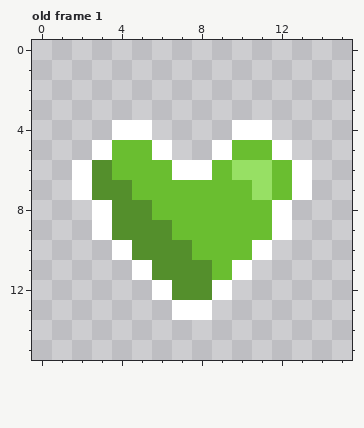
Pixel-art file: Drillbird_sprites/UI/HUD/workfile_HUD_Health.aseprite. Above, as it was before the edit.
16x16 pixels, 1 frame. Shown: old frame 1. The commit also changed other frames, which this record leaves out.
New version:
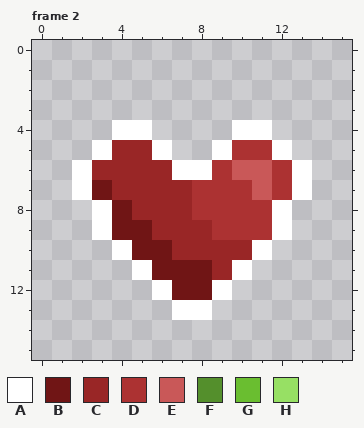
Palette (. is transparent): A #ffffff  B #701515  C #992626  D #ac3232  E #c95858  F #548f2c  G #6abe30  H #97e064
A new or re-ordered frame is compared with the old frame closest to it.
The edit:
frames 1 -> 2
layer "heart_purchasable" now hidden
layer "heart_laST" added
--- frame 2 is new; against old frame 1, layer "heart_laST"
@@ x 0..15 @@
  4 ....AA....AA....
- 5 ...AGGA..AGGA...
- 6 ..AFGGGAAGHHGA..
- 7 ..AFFGGGGGGHGA..
- 8 ...AFFGGGGGGA...
- 9 ...AFFFGGGGGA...
-10 ....AFFFGGGA....
-11 .....AFFFGA.....
-12 ......AFFA......
+ 5 ...ACCA..ADDA...
+ 6 ..ACCCCAADEEDA..
+ 7 ..ABCCCCDDDEDA..
+ 8 ...ABCCCDDDDA...
+ 9 ...ABBCCCDDDA...
+10 ....ABBCCCCA....
+11 .....ABBBCA.....
+12 ......ABBA......
 13 .......AA.......
Boxes around the changes in both pictures, in picture pixels (x1, y1, x2, y2):
changed: (92, 140, 292, 300)
